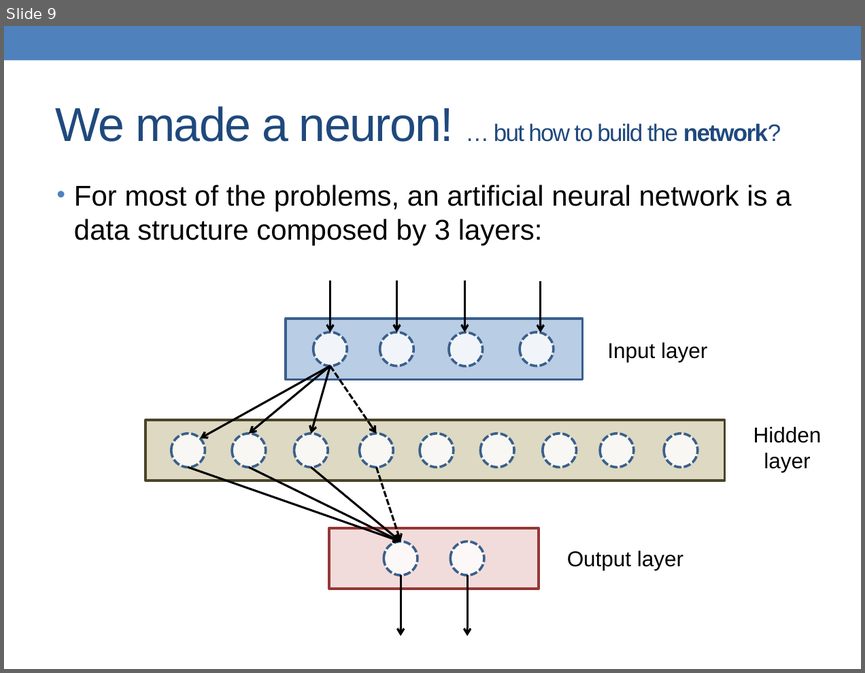
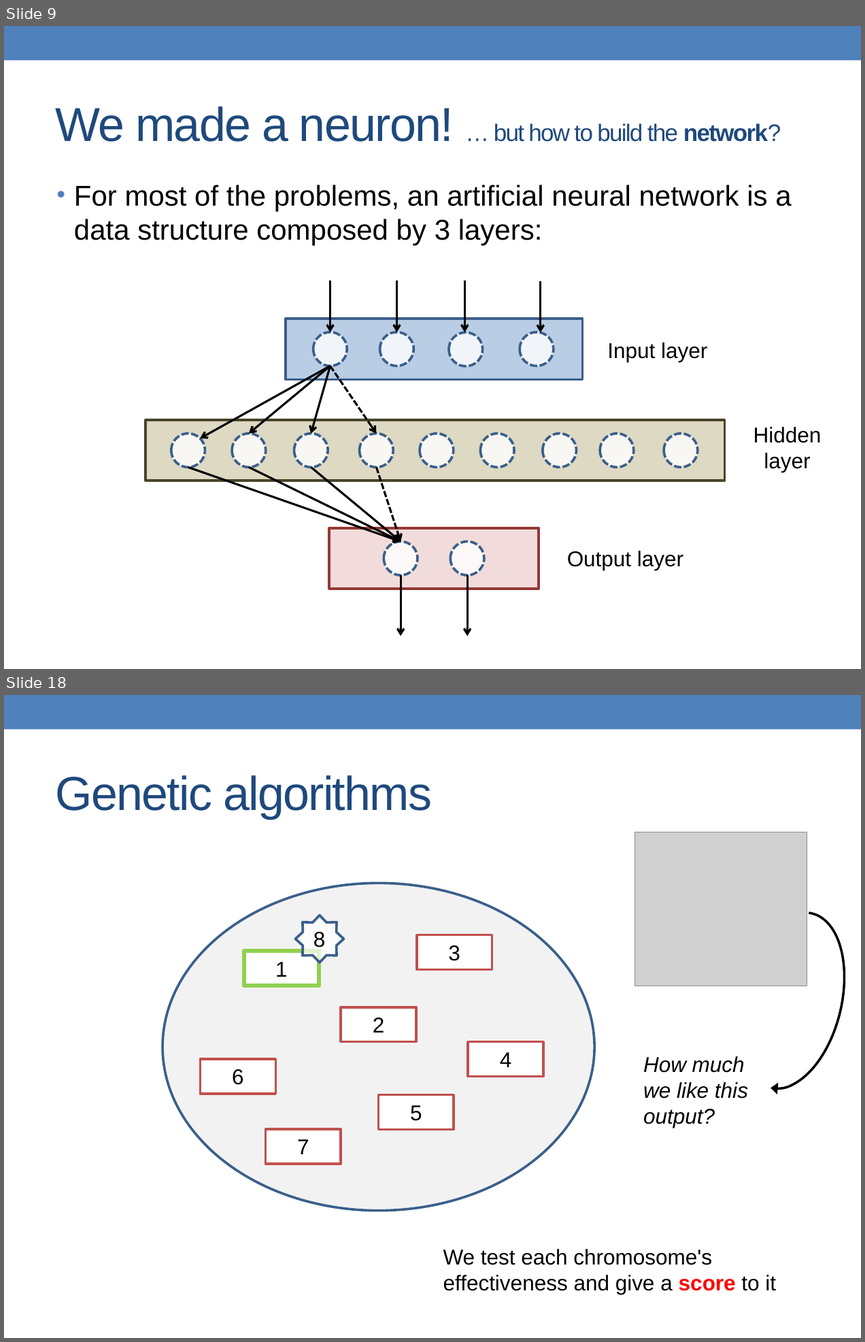
Before and after one commit to alessandrofrancesconi/carwin, a slide deck: presentation.pptx. Shown one above the other, each under a label of ours: slide 9 before the commit, slides 9 and 18 after it; the slides between them are not shown. The pictures are 865x673 and 865x1342 pixels, drawn with LibreOffice and Linux fonts; fonts in the diff are those of the drawing; grey boxes stand for pictures. Boxes give left, top, right and bottom in pixels: in the first picture for what was removed or moved away, otherwise in the second. Text is boxed around its words. In the diff, an @@ line names an element or a change of style, - is before the commit and + after.

```diff
--- a/presentation.pptx
+++ b/presentation.pptx
@@ slide 18 added at (x1=4, y1=695, x2=861, y2=1338), background #FFFFFF; not listed: 1 template element that a slide beside it also shows @@
@@ title added at (x1=56, y1=775, x2=432, y2=819), 40 pt, text #1F497D @@
+Genetic algorithms
@@ picture added at (x1=634, y1=832, x2=806, y2=985) @@
@@ ellipse added at (x1=162, y1=883, x2=594, y2=1210), fill #F2F2F2, outline #3A5F8C 2.08 pt @@
@@ star added at (x1=295, y1=915, x2=343, y2=962), fill #FFFFFF at 73% opacity, outline #3A5F8C 2.08 pt @@
@@ arc (boxed as its full ellipse) added at (x1=721, y1=902, x2=861, y2=1100), outline #000000 2 pt @@
@@ text added at (x1=313, y1=932, x2=326, y2=951), 18 pt, text #000000 @@
+8
@@ rectangle added at (x1=417, y1=935, x2=492, y2=969), fill #FFFFFF, outline #C0504D 2 pt, 18 pt, text #000000 @@
+3
@@ rectangle added at (x1=244, y1=951, x2=320, y2=985), fill #FFFFFF, outline #92D050 3.5 pt, 18 pt, text #000000 @@
+1
@@ rectangle added at (x1=341, y1=1007, x2=416, y2=1041), fill #FFFFFF, outline #C0504D 2 pt, 18 pt, text #000000 @@
+2
@@ rectangle added at (x1=201, y1=1059, x2=275, y2=1093), fill #FFFFFF, outline #C0504D 2 pt, 18 pt, text #000000 @@
+6
@@ rectangle added at (x1=468, y1=1042, x2=543, y2=1076), fill #FFFFFF, outline #C0504D 2 pt, 18 pt, text #000000 @@
+4
@@ text added at (x1=643, y1=1056, x2=748, y2=1127), 18 pt, text #000000, italic @@
+How much we like this output?
@@ rectangle added at (x1=379, y1=1094, x2=454, y2=1129), fill #FFFFFF, outline #C0504D 2 pt, 18 pt, text #000000 @@
+5
@@ rectangle added at (x1=265, y1=1129, x2=341, y2=1163), fill #FFFFFF, outline #C0504D 2 pt, 18 pt, text #000000 @@
+7
@@ text added at (x1=443, y1=1249, x2=776, y2=1294), 18 pt, text #000000 @@
+We test each chromosome's effectiveness and give a score to it
```
Also in this commit, not shown: 6 slides changed, 9 other slides added, 8 other files.
